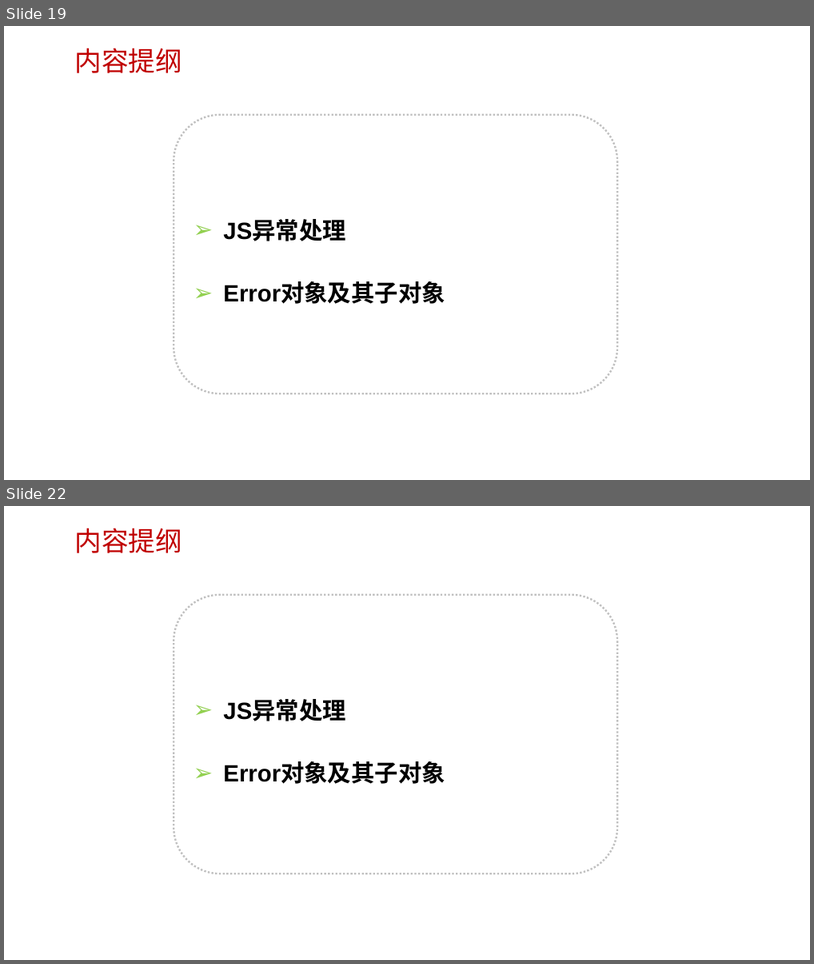
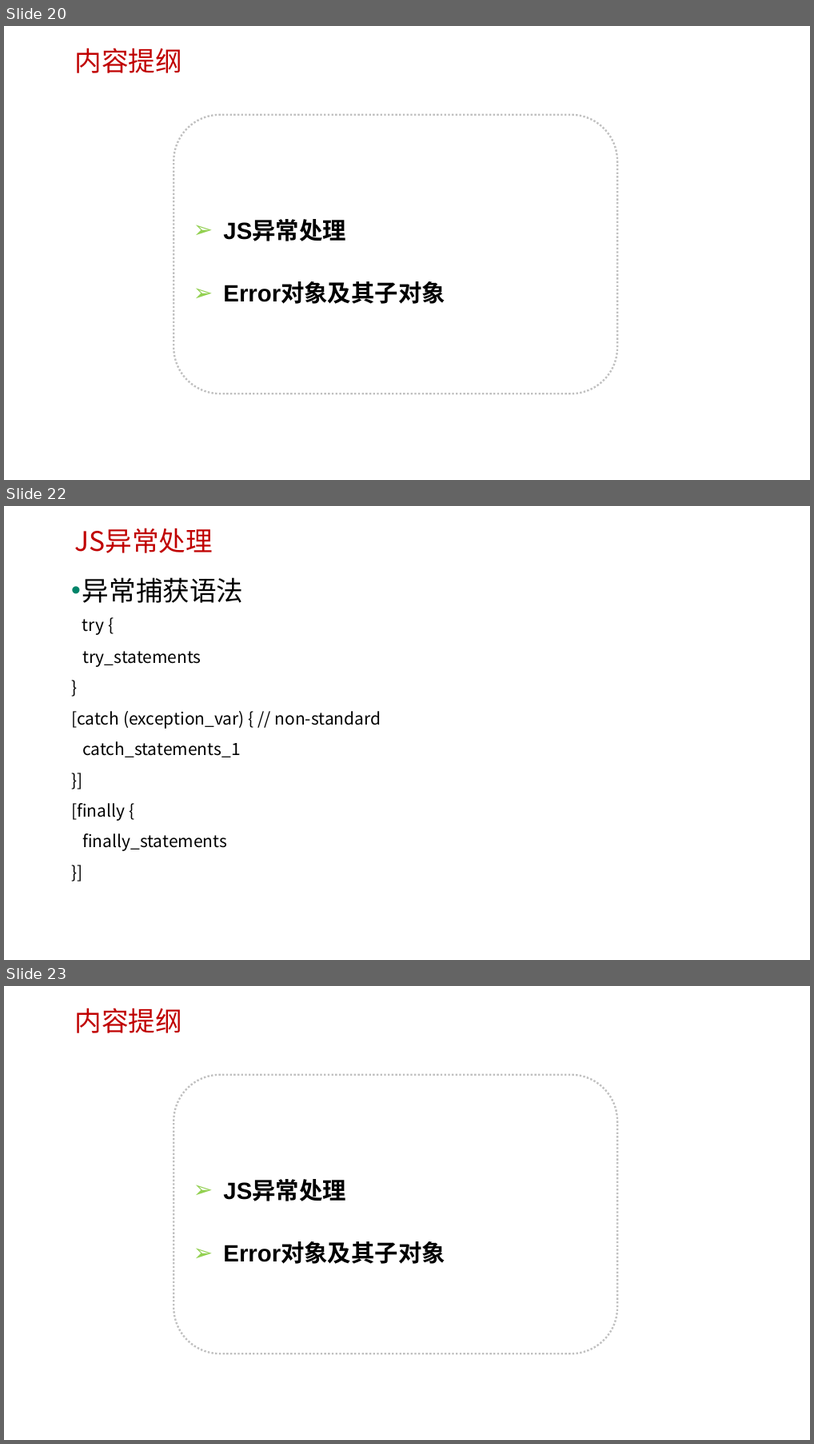
Before and after one commit to edu2act/course-javascript-advanced, a slide deck: 课程PPT/10.JavaScript标准内置对象-构造器（RegExp、Error）.pptx. Shown one above the other, each under a label of ours: slides 19 and 22 before the commit, slides 20, 22 and 23 after it; the slides between them are not shown. The pictures are 814x964 and 814x1444 pixels, drawn with LibreOffice and Linux fonts; fonts in the diff are those of the drawing; background and template pictures are left out. Boxes give left, top, right and bottom in pixels: in the first picture for what was removed or moved away, otherwise in the second. Text is boxed around its words. In the diff, an @@ line names an element or a change of style, - is before the commit and + after.

```diff
--- a/课程PPT/10.JavaScript标准内置对象-构造器（RegExp、Error）.pptx
+++ b/课程PPT/10.JavaScript标准内置对象-构造器（RegExp、Error）.pptx
@@ slide 22 added at [4,506,810,960], background picture (left out) @@
@@ text added at [75,528,213,553], 32 pt, text #C00000 @@
+JS异常处理
@@ text added at [71,577,382,851], 20 pt, text #000000 @@
+• 异常捕获语法
+  try {
+try_statements
+}
+[catch (exception_var) { // non-standard
+catch_statements_1
+}]
+[finally {
+finally_statements
+}]
@@ what was slide 19 is now slide 20 @@
@@ what was slide 22 is now slide 23 @@
```
Also in this commit, not shown: 6 slides changed, 1 other slide added, 1 slide removed, 14 other files.
